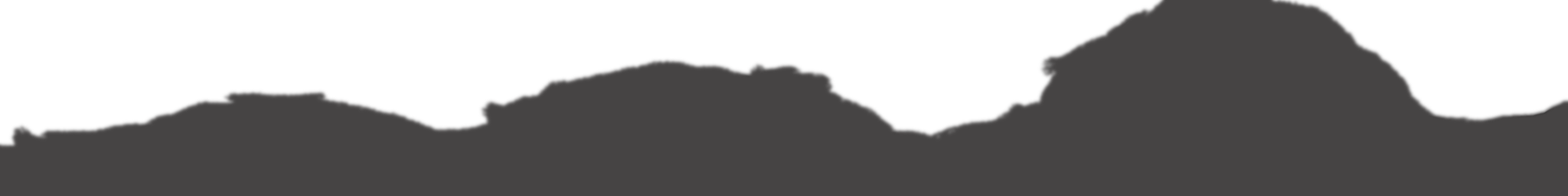
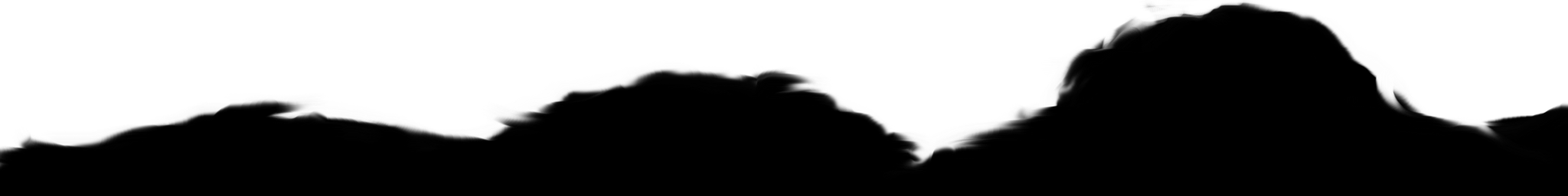
The second 1568x196 image is a revision of the first. Changes to its layers:
hid "black smudged copy" over (0, 0, 1568, 196)
painted on "black smudged" over (1130, 0, 1333, 33)
